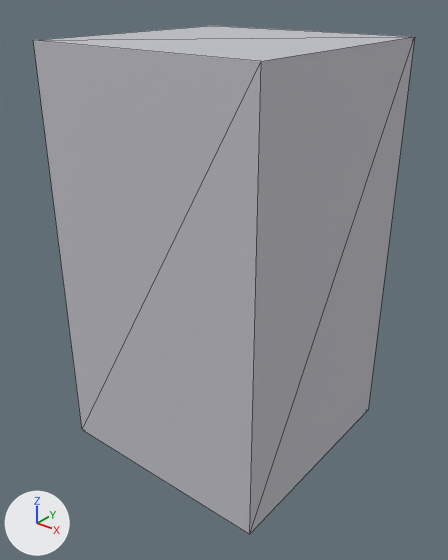
Two versions of the glTF model public/engine-parts/mvp/v3-part-earth-aufsatz-02.glb, one commit apart.
Before and after are seen from a 50 mm camera at (0.606, -0.771, 0.429) aimed at (0.004, -0.019, -0.037). The axes (+X, +Y, +Z) are drawn at lower left. The lights are the same throughout. The picture after the commit comes second. Mesh edges are drawn as thin lines.

The scene before the commit, as lines of its bpy script (objects in view):
```python
mat_earth_aufsatz_02_meshmat = principled_material('earth_aufsatz_02_meshMat')
mat_earth_aufsatz_02_meshmat.base_color = (0.55, 0.55, 0.6)  # light grey #c4c4cb
mat_earth_aufsatz_02_meshmat.metallic = 0.1
mat_earth_aufsatz_02_meshmat.roughness = 0.85
me_earth_aufsatz_02_mesh = bpy.data.meshes.new('earth_aufsatz_02_mesh')
me_earth_aufsatz_02_mesh.from_pydata(...)  # a box spanning x -0.2..0.2, y -0.2..0.2, z -0.35..0.35
me_earth_aufsatz_02_mesh.materials.append(mat_earth_aufsatz_02_meshmat)  # light grey #c4c4cb
ob_earth_aufsatz_02 = bpy.data.objects.new('earth_aufsatz_02', me_earth_aufsatz_02_mesh)
ob_earth_aufsatz_02.location = (0.0, 0.0, 0.0)
```
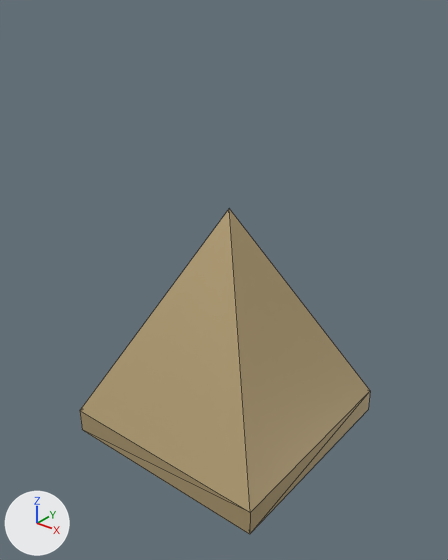
The newer file is also rescaled (x1.1), turned or shifted as a whole; pictures and numbers use the older file's frame.

The edits, one by one:
Material 'earth_aufsatz_02_meshMat' (mat_earth_aufsatz_02_meshmat) changes colour from light grey #c4c4cb to beige #c4ad81; in linear values from (0.55, 0.55, 0.6) to (0.55, 0.42, 0.22).
In material 'earth_aufsatz_02_meshMat' (mat_earth_aufsatz_02_meshmat), roughness goes from 0.85 to 0.4.
me_earth_aufsatz_02_mesh is used by ob_earth_aufsatz_02; location (0.0, 0.0, 0.0).
me_earth_aufsatz_02_mesh had 8 vertices, 12 faces and spanned x -0.2..0.2, y -0.2..0.2, z -0.35..0.35.
me_earth_aufsatz_02_mesh now has 9 vertices, 14 faces and spans x -0.2..0.2, y -0.2..0.2, z -0.35..0.086.
Part 1, on me_earth_aufsatz_02_mesh:
4 vertices are removed from x -0.2..0.2, y -0.2..0.2, z 0.35.
12 faces are deleted.
5 vertices are added at (-0.2, 0.2, -0.305), (0.2, 0.2, -0.305), (0.2, -0.2, -0.305), (-0.2, -0.2, -0.305), (0.0, 0.0, 0.086).
14 new faces join them.

Where the change shows, as pixel boxes (x1, y1, x2, y2) in the pictures (448 x 560 px):
'earth_aufsatz_02', recoloured, surface changed, reshaped (24% narrower, 36% shorter)
    before: (33, 26, 415, 534)
    after: (80, 209, 370, 534)
